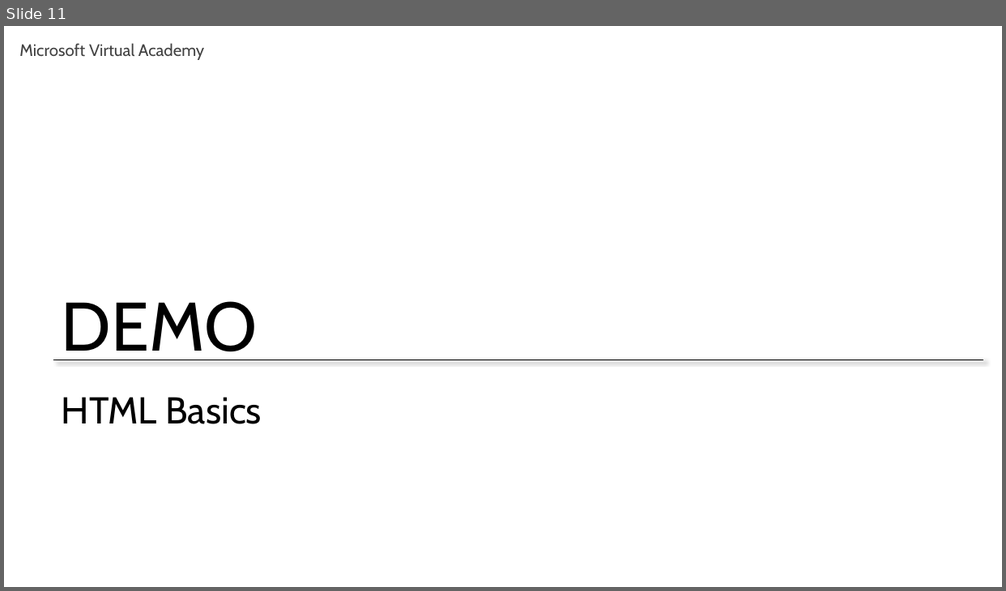
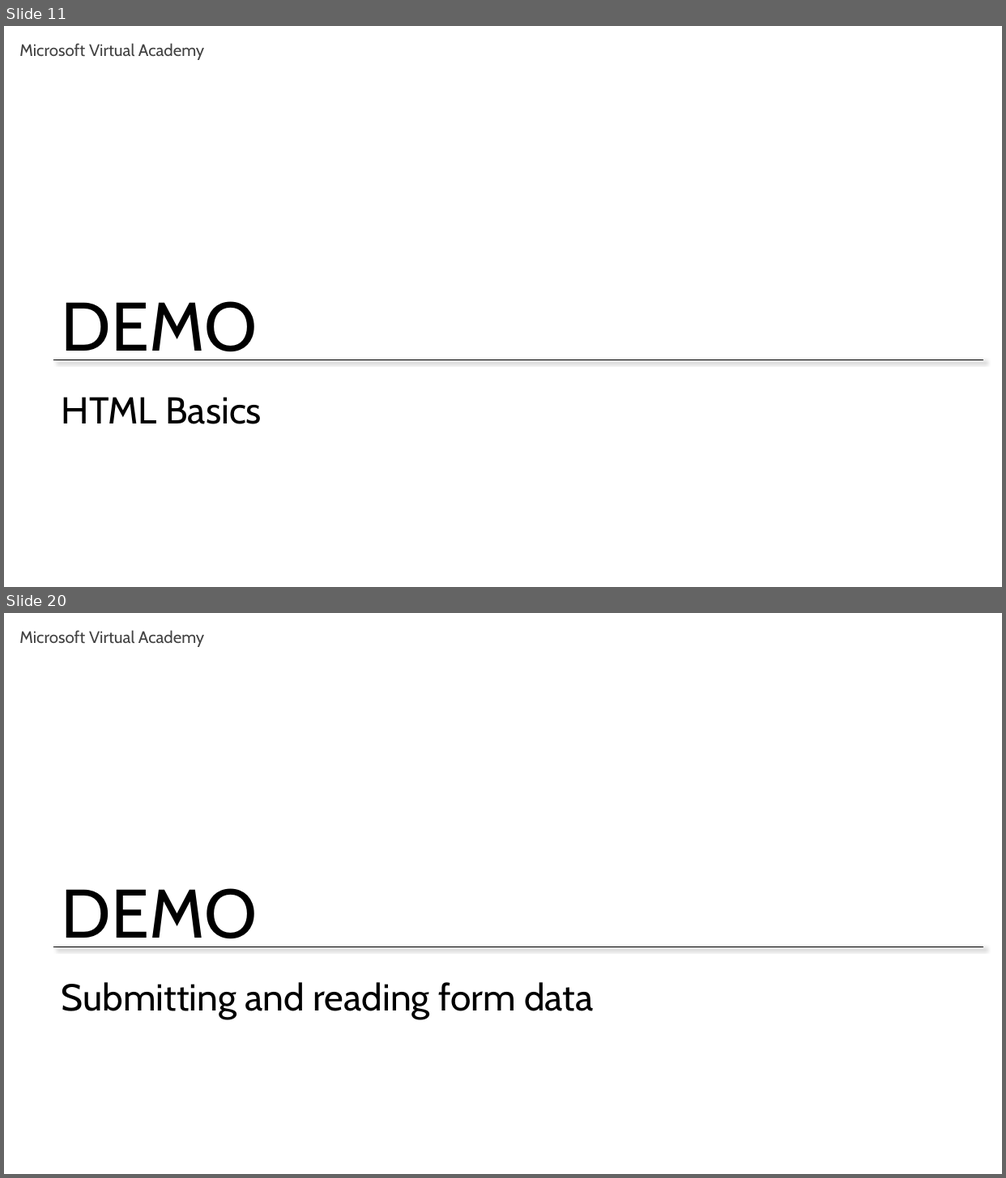
Before and after one commit to GeekTrainer/Flask, a slide deck: Slides/Module 3 - Creating an interface.pptx. Shown one above the other, each under a label of ours: slide 11 before the commit, slides 11 and 20 after it; the slides between them are not shown. The pictures are 1006x591 and 1006x1178 pixels, drawn with LibreOffice and Linux fonts; fonts in the diff are those of the drawing. Boxes give left, top, right and bottom in pixels: in the first picture for what was removed or moved away, otherwise in the second. Text is boxed around its words. In the diff, an @@ line names an element or a change of style, - is before the commit and + after.

```diff
--- a/Slides/Module 3 - Creating an interface.pptx
+++ b/Slides/Module 3 - Creating an interface.pptx
@@ slide 20 added at [4, 613, 1002, 1174], background #FFFFFF; not listed: 3 template elements that a slide beside it also shows @@
@@ title added at [62, 982, 593, 1020], 36 pt, text #000000 @@
+Submitting and reading form data
```
Also in this commit, not shown: 1 slide changed, 19 other slides added.
